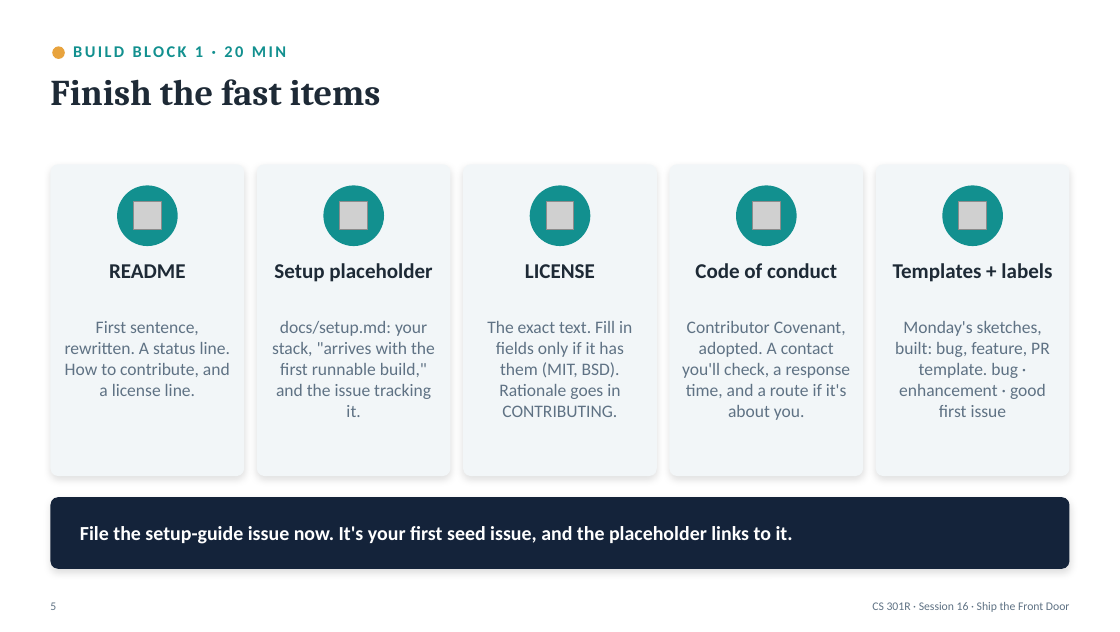
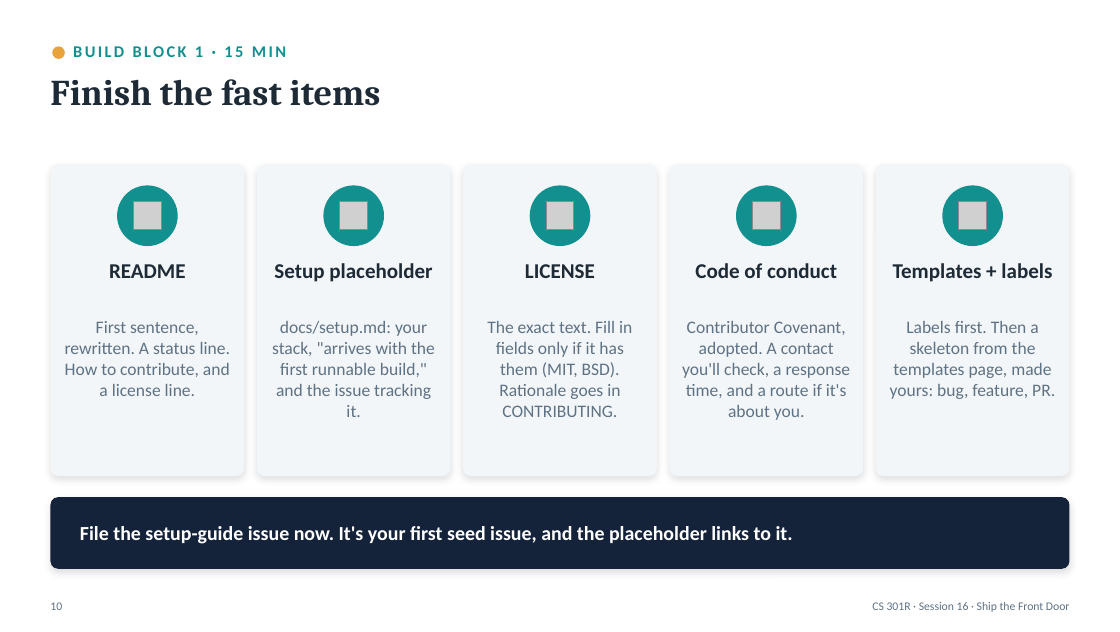
Before and after one commit to BYU-CS-Course-Ops/CS380, a slide deck: slide 10 of canvas_material/lectures/powerpoint/Session16-FrontDoorWorkshop.pptx (slide 5 before the commit). Drawn at 1120x632 pixels with LibreOffice and Linux fonts; fonts in the diff are those of the drawing; grey boxes stand for pictures. Boxes give left, top, right and bottom in pixels: in the first picture for what was removed or moved away, otherwise in the second. Text is boxed around its words. In the diff, an @@ line names an element or a change of style, - is before the commit and + after.

```diff
--- a/canvas_material/lectures/powerpoint/Session16-FrontDoorWorkshop.pptx
+++ b/canvas_material/lectures/powerpoint/Session16-FrontDoorWorkshop.pptx
@@ text at bbox=[73, 46, 286, 57]: text changed @@
-BUILD BLOCK 1 · 20 MIN
+BUILD BLOCK 1 · 15 MIN
@@ text at bbox=[890, 321, 1055, 399]: text changed @@
-Monday's sketches, built: bug, feature, PR template. bug · enhancement · good first issue
+Labels first. Then a skeleton from the templates page, made yours: bug, feature, PR.
@@ text at bbox=[50, 602, 62, 610]: text changed @@
-5
+10
```
Also in this commit, not shown: 9 other slides changed, 4 slides added, 7 other files.
